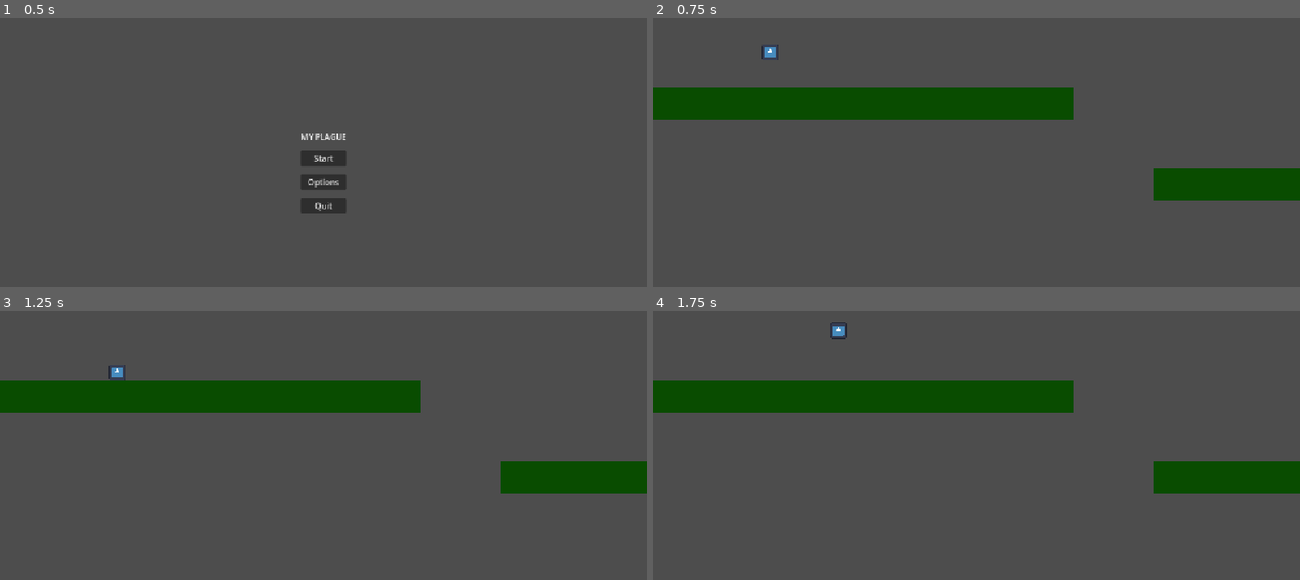
Above: before the commit, frames 1-4 (two rows, left to right).
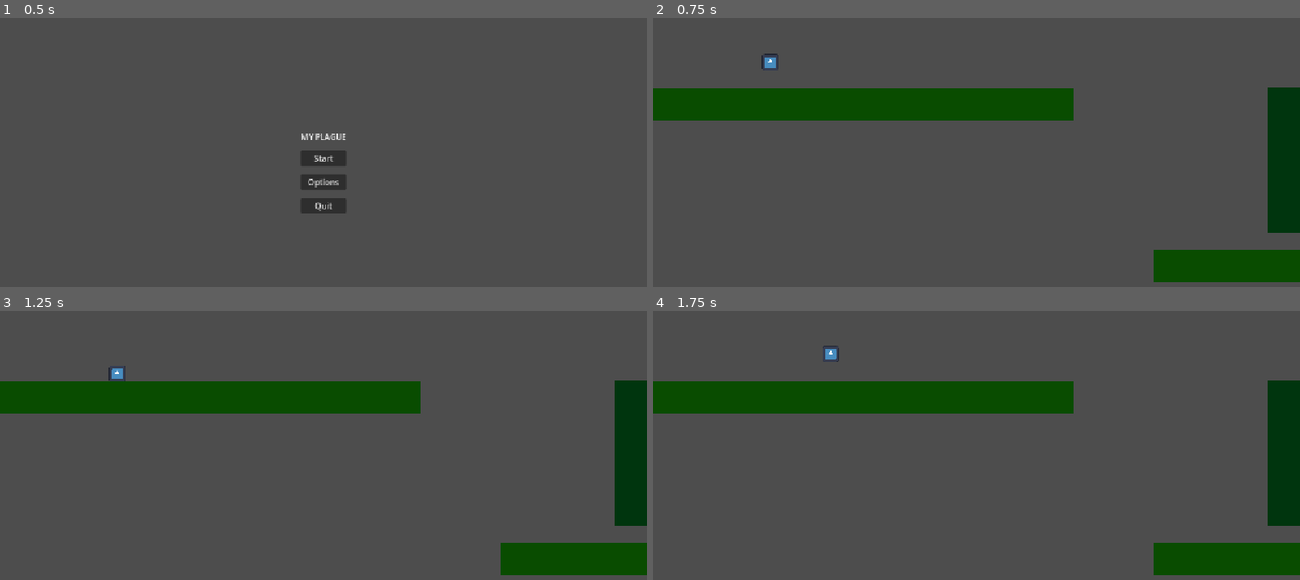
Above: after the commit, the same moments.

Repository: jpbmoura/gmtk-gamejam
Game: Godot game, scene res://scenes/menu/main_menu.tscn
Same seed, same stepped clock (60 frames per second), same inputs: the game is played once before the commit and once after it. The engine's default icon, where the game draws it, is replaced by a stand-in: a white triangle on a blue panel in a dark square.
Inputs:
- Up to frame 1 (0.5 s): no input
- Up to frame 2 (0.75 s): click "Start" at 0.5 s
- Up to frame 3 (1.25 s): no input
- Up to frame 4 (1.75 s): tap Enter (ui_accept) at 1.25, 1.35, 1.52 s; hold Right (ui_right) from 1.28 s (still down)

Frame 1 is identical in both runs. In frame 2, 7.5% of the frame differs, in the area x 0-100%, y 9-99%; in frame 3, 7.4%; in frame 4, 7.5%, in the area x 0-100%, y 4-99%.

Commit message:
Atualiza a lógica de movimento e pulo do jogador, adiciona suporte para pulo de parede e ajusta a configuração de colisão

Diff:
--- a/scenes/levels/level_1.tscn
+++ b/scenes/levels/level_1.tscn
@@ -5,6 +5,9 @@
 [ext_resource type="Script" uid="uid://bxowh1g00b0lj" path="res://scenes/player/player.gd" id="2_x42e6"]
 [ext_resource type="Texture2D" uid="uid://byaakvrxlx1jm" path="res://icon.svg" id="3_6761a"]
 [ext_resource type="Script" uid="uid://3clmk6063l62" path="res://scenes/levels/killzone.gd" id="4_x42e6"]
+
+[sub_resource type="RectangleShape2D" id="RectangleShape2D_kiblc"]
+size = Vector2(64, 288)
 
 [sub_resource type="RectangleShape2D" id="RectangleShape2D_dodyb"]
 size = Vector2(2090, 138)
@@ -20,10 +23,24 @@
 [node name="World" type="Node2D" parent="." unique_id=1252937482]
 
 [node name="Platform" parent="World" unique_id=424414164 instance=ExtResource("1_nsrm0")]
-position = Vector2(0, 192)
+position = Vector2(0, 195)
 
 [node name="Platform2" parent="World" unique_id=1400482550 instance=ExtResource("1_nsrm0")]
-position = Vector2(992, 352)
+position = Vector2(992, 512)
+
+[node name="Wall" type="StaticBody2D" parent="World" unique_id=2057145125]
+position = Vector2(288, -64)
+
+[node name="ColorRect" type="ColorRect" parent="World/Wall" unique_id=481048283]
+offset_left = 928.0
+offset_top = 256.0
+offset_right = 992.0
+offset_bottom = 544.0
+color = Color(0, 0.20698339, 0.05717271, 1)
+
+[node name="CollisionShape2D" type="CollisionShape2D" parent="World/Wall" unique_id=1537757240]
+position = Vector2(960, 400)
+shape = SubResource("RectangleShape2D_kiblc")
 
 [node name="Spawn" type="Marker2D" parent="." unique_id=734893175]
 position = Vector2(120, 190)
@@ -35,7 +52,7 @@
 spawn = NodePath("../Spawn")
 
 [node name="CollisionShape2D" type="CollisionShape2D" parent="Killzone" unique_id=991627366]
-position = Vector2(800, 480)
+position = Vector2(800, 576)
 shape = SubResource("RectangleShape2D_dodyb")
 debug_color = Color(0, 0.20784314, 0.69803923, 0.41960785)
 
--- a/scenes/player/player.gd
+++ b/scenes/player/player.gd
@@ -1,27 +1,103 @@
 extends CharacterBody2D
 
+@export_group("Movimento")
+@export var speed := 300.0
+@export var acceleration := 2500.0
+@export var friction := 3000.0
 
-const SPEED = 300.0
-const JUMP_VELOCITY = -400.0
+@export_group("Pulo")
+@export var jump_velocity := -600.0
+@export var gravity_multiplier := 2.0
+@export var fall_multiplier := 1.4
+@export var max_jumps := 2
+@export var double_jump_factor := 1.0
+@export var coyote_time := 0.12
+@export var jump_buffer_time := 0.12
+@export var jump_cut := 0.45
+
+@export_group("Parede")
+@export var wall_slide_speed := 120.0
+@export var wall_jump_push := 380.0
+@export var wall_jump_height := -560.0
+@export var wall_jump_lock := 0.14
+@export var wall_coyote_time := 0.1
+
+var jumps_left := 0
+var coyote_timer := 0.0
+var buffer_timer := 0.0
+var wall_lock_timer := 0.0
+var wall_coyote_timer := 0.0
+var last_wall_normal := Vector2.ZERO
 
 func _ready() -> void:
 	add_to_group("player")
 
 func _physics_process(delta: float) -> void:
-	# Add the gravity.
-	if not is_on_floor():
-		velocity += get_gravity() * delta
+	var on_floor := is_on_floor()
+	var on_wall := is_on_wall_only()
 
-	# Handle jump.
-	if Input.is_action_just_pressed("ui_accept") and is_on_floor():
-		velocity.y = JUMP_VELOCITY
+	# --- timers de chão ---
+	if on_floor:
+		coyote_timer = coyote_time
+		jumps_left = max_jumps
+	else:
+		coyote_timer -= delta
+		if coyote_timer <= 0.0 and jumps_left == max_jumps:
+			jumps_left -= 1
 
-	# Get the input direction and handle the movement/deceleration.
-	# As good practice, you should replace UI actions with custom gameplay actions.
-	var direction := Input.get_axis("ui_left", "ui_right")
-	if direction:
-		velocity.x = direction * SPEED
+	# --- timers de parede ---
+	if on_wall:
+		last_wall_normal = get_wall_normal()
+		wall_coyote_timer = wall_coyote_time
+		jumps_left = max_jumps
 	else:
-		velocity.x = move_toward(velocity.x, 0, SPEED)
+		wall_coyote_timer -= delta
+
+	wall_lock_timer -= delta
+
+	if Input.is_action_just_pressed("ui_accept"):
+		buffer_timer = jump_buffer_time
+	else:
+		buffer_timer -= delta
+
+	# --- gravidade ---
+	if not on_floor:
+		var mult := gravity_multiplier
+		if velocity.y > 0.0:
+			mult *= fall_multiplier
+		velocity += get_gravity() * (delta * mult)
+
+	# --- deslizar na parede ---
+	if on_wall and velocity.y > 0.0:
+		velocity.y = minf(velocity.y, wall_slide_speed)
+
+	# --- pulo de parede (checar ANTES do pulo normal) ---
+	if buffer_timer > 0.0 and wall_coyote_timer > 0.0 and not on_floor:
+		buffer_timer = 0.0
+		wall_coyote_timer = 0.0
+		coyote_timer = 0.0
+		velocity.x = last_wall_normal.x * wall_jump_push
+		velocity.y = wall_jump_height
+		wall_lock_timer = wall_jump_lock
+		jumps_left = max_jumps - 1
+
+	# --- pulo normal / duplo ---
+	elif buffer_timer > 0.0 and jumps_left > 0:
+		buffer_timer = 0.0
+		var ground_jump := coyote_timer > 0.0 and jumps_left == max_jumps
+		coyote_timer = 0.0
+		velocity.y = jump_velocity if ground_jump else jump_velocity * double_jump_factor
+		jumps_left -= 1
+
+	if Input.is_action_just_released("ui_accept") and velocity.y < 0.0:
+		velocity.y *= jump_cut
+
+	# --- horizontal ---
+	if wall_lock_timer <= 0.0:
+		var direction := Input.get_axis("ui_left", "ui_right")
+		if direction:
+			velocity.x = move_toward(velocity.x, direction * speed, acceleration * delta)
+		else:
+			velocity.x = move_toward(velocity.x, 0.0, friction * delta)
 
 	move_and_slide()
